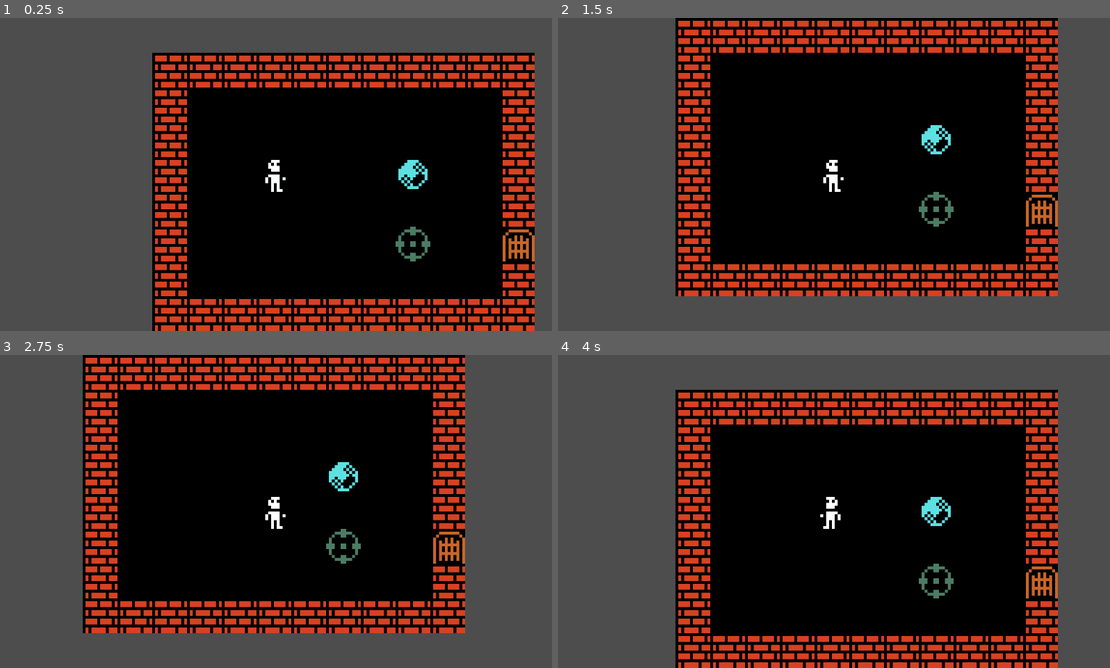
Above: before the commit, frames 1-4 (two rows, left to right).
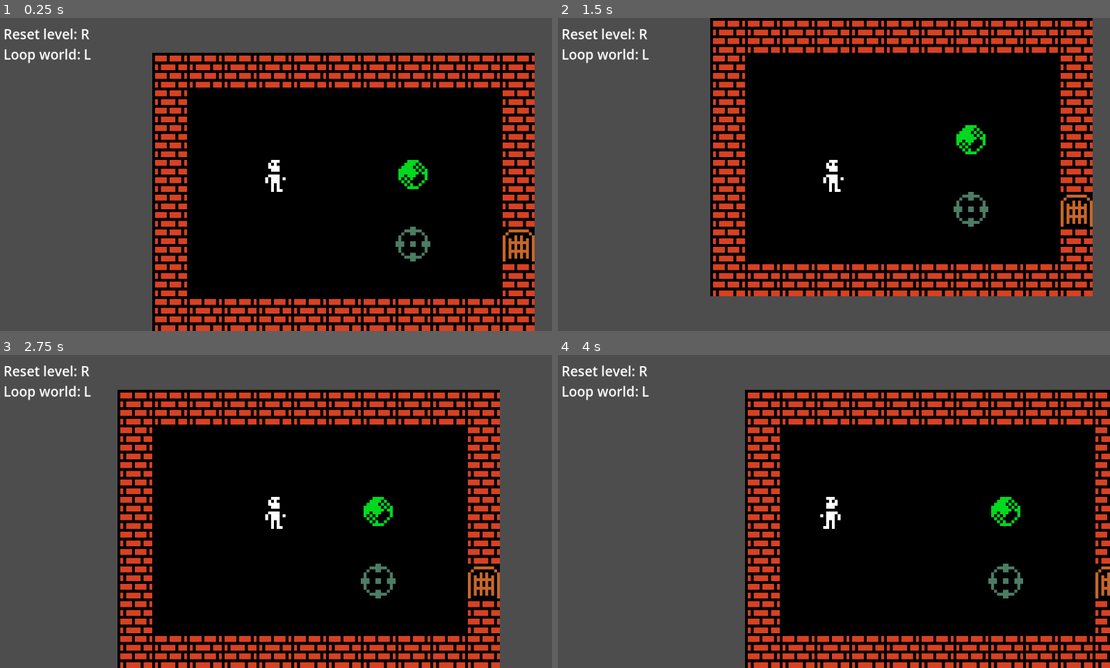
Above: after the commit, the same moments.

Repository: janhrastnik/gmtk2025
Game: Godot game, scene res://scenes/map_test.tscn
Same seed, same stepped clock (60 frames per second), same inputs: the game is played once before the commit and once after it.
Inputs:
- Up to frame 1 (0.25 s): no input
- Up to frame 2 (1.5 s): tap Enter at 0.5 s; hold D (right) 0.53-1.28 s; hold L (loop) 0.53-1.28 s; tap R (reset) at 1.25 s; hold S (down) from 1.28 s (still down); tap L (loop) at 1.35 s
- Up to frame 3 (2.75 s): tap R (reset) at 2 s; release S (down) at 2.03 s; hold D (right) from 2.03 s (still down); hold L (loop) from 2.03 s (still down)
- Up to frame 4 (4 s): tap R (reset) at 2.75, 3.5 s; release D (right) at 2.78 s; release L (loop) at 2.78 s; hold W (up) 2.78-3.53 s; tap L (loop) at 2.85 s; hold A (left) from 3.53 s (still down); hold L (loop) from 3.53 s (still down)

The runs differ from the first frame. In frame 1, 0.8% of the frame differs, in the area x 0-78%, y 3-55%; in frame 2, 17%; in frame 3, 38%, in the area x 0-91%, y 0-100%; in frame 4, 26%.

Commit message:
level reset

Diff:
--- a/scenes/interactable/rock.gd
+++ b/scenes/interactable/rock.gd
@@ -8,8 +8,15 @@
 
 @export var level_name: String = ""
 
+var starting_position: Vector2 = Vector2.ZERO
+
 func _ready() -> void:
 	check_collisions()
+
+	starting_position = position
+
+	GameData.reset_events.connect(reset_state)
+	#GameData.loop_events.connect(reset_state)
 
 func move_rock(pl: Player):
 	print("move rock call")
@@ -62,3 +69,7 @@
 				can_move_right = false
 			else:
 				can_move_right = true
+
+func reset_state(level = ""):
+	if level_name == level:
+		position = starting_position
--- a/scenes/interactable/rock.tscn
+++ b/scenes/interactable/rock.tscn
@@ -1,12 +1,12 @@
 [gd_scene load_steps=4 format=3 uid="uid://c5rrr35f37eov"]
 
-[ext_resource type="Texture2D" uid="uid://digo1nf3h82io" path="res://assets/rock.png" id="1_j4skb"]
+[ext_resource type="Texture2D" uid="uid://digo1nf3h82io" path="res://assets/reset_rock.png" id="1_j4skb"]
 [ext_resource type="Script" uid="uid://bqwk7qpatfk8" path="res://scenes/interactable/rock.gd" id="1_toq3j"]
 
 [sub_resource type="RectangleShape2D" id="RectangleShape2D_toq3j"]
 size = Vector2(10, 10)
 
-[node name="Rock" type="Node2D"]
+[node name="Reset Rock" type="Node2D"]
 z_index = 1
 script = ExtResource("1_toq3j")
 
--- /dev/null
+++ b/scenes/map_test.gdshader
@@ -0,0 +1,14 @@
+    shader_type canvas_item;
+
+	uniform sampler2D SCREEN_TEXTURE : hint_screen_texture, filter_linear_mipmap;
+
+    void fragment() {
+    	// Get rgb values from screen.
+    	vec3 c = textureLod(SCREEN_TEXTURE, SCREEN_UV, 0.0).rgb;
+    	// Invert them.
+    	c.rgb = 1.0 - c.rgb;
+    	// Asign them to the cursor.
+    	COLOR.rgb = c;
+    	// Asign the original alpha value.
+    	COLOR.a = texture(TEXTURE, UV).a;
+    }
--- a/scenes/map_test.tscn
+++ b/scenes/map_test.tscn
@@ -18,14 +18,12 @@
 z_index = 1
 position = Vector2(36, 36)
 
-[node name="Rock" parent="." instance=ExtResource("4_g3f5c")]
+[node name="Reset Rock" parent="." instance=ExtResource("4_g3f5c")]
 position = Vector2(84, 36)
-level = "demo_lvl"
 
 [node name="GateOneReq" parent="." instance=ExtResource("5_3p1co")]
 position = Vector2(120, 60)
 event_name = "gate_demo"
-level = "demo_lvl"
 
 [node name="PressurePlate" parent="." instance=ExtResource("6_6nkdi")]
 position = Vector2(84, 60)
--- a/scenes/player.gd
+++ b/scenes/player.gd
@@ -5,6 +5,8 @@
 var can_move_down = true
 var can_move_left = true
 var can_move_right = true
+
+var starting_level_position = Vector2.ZERO
 
 # references to objects player can interact with
 var object_up = false
@@ -14,9 +16,18 @@
 
 @onready var object_detect_area: Area2D = $"Object Detect"
 @onready var sprite: Sprite2D = $Sprite2D
+@onready var debug_ui: CanvasLayer = $"Debug UI"
 
 func _ready() -> void:
 	check_collisions()
+
+	# change this when switching levels
+	starting_level_position = position
+
+	# debug mode
+	debug_ui.visible = true
+
+	GameData.reset_events.connect(reset_player)
 
 func _input(event: InputEvent) -> void:
 	if event.is_action_pressed("up") and can_move_up:
@@ -44,6 +55,12 @@
 			object_right.move_rock(self)
 		else:
 			position.x += 12
+
+	if event.is_action_pressed("reset"):
+		GameData.reset_events.emit()
+
+	if event.is_action_pressed("loop"):
+		GameData.loop_events.emit()
 
 	check_collisions()
 	check_for_objects()
@@ -101,3 +118,6 @@
 		elif parent.position == position + Vector2(12.0, 0):
 			#print("object on the right")
 			object_right = parent
+
+func reset_player():
+	position = starting_level_position
--- a/scenes/player.tscn
+++ b/scenes/player.tscn
@@ -33,3 +33,15 @@
 [node name="CollisionShape2D" type="CollisionShape2D" parent="Object Interact"]
 position = Vector2(6, 6)
 shape = SubResource("RectangleShape2D_qhqgy")
+
+[node name="Debug UI" type="CanvasLayer" parent="."]
+visible = false
+
+[node name="Buttons Label" type="Label" parent="Debug UI"]
+offset_left = 16.0
+offset_top = 14.0
+offset_right = 197.0
+offset_bottom = 95.0
+theme_override_font_sizes/font_size = 28
+text = "Reset level: R
+Loop world: L"
--- a/scenes/unlockable/gate_one_req.gd
+++ b/scenes/unlockable/gate_one_req.gd
@@ -32,4 +32,4 @@
 		GameData.world_tilemap.set_cell(gate_coords, 1, Vector2i(0, 3), 0)
 	else:
 		# set the cell in the background to an empty one
-		GameData.world_tilemap.set_cell(gate_coords, -1, Vector2i(-1, -1), -1)
+		GameData.world_tilemap.set_cell(gate_coords, 1, Vector2i(9, 7), 0)
Binary file added: assets/reset_rock.png
Not shown, changed: assets/reset_rock.png.import
Binary file removed: assets/rock.png
Not shown, added: scenes/map_test.gdshader.uid
